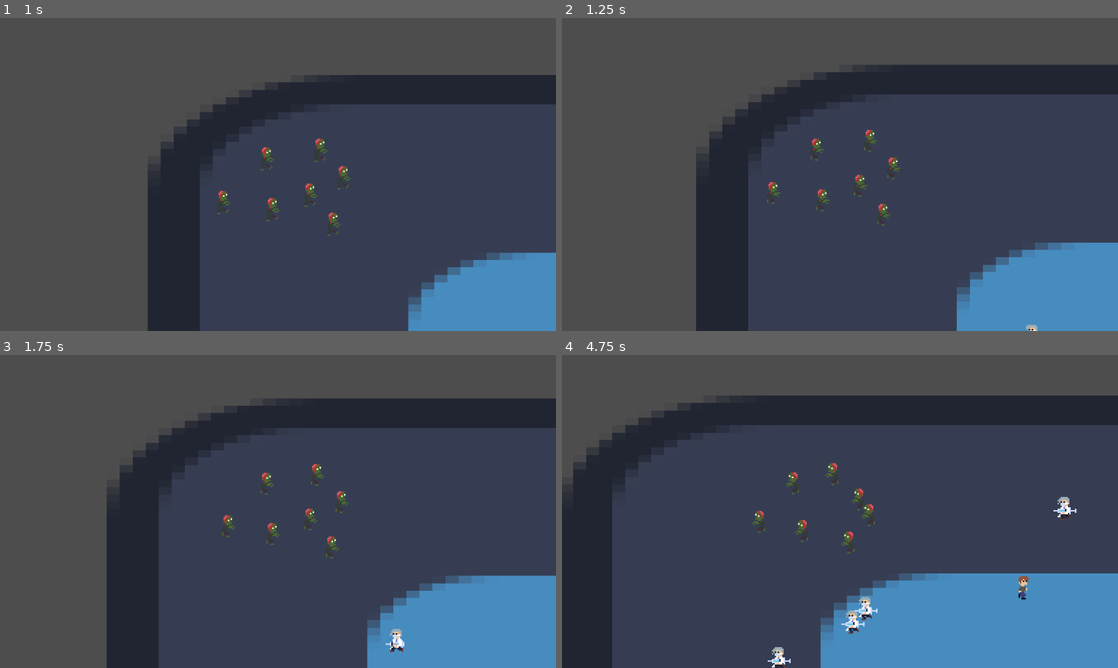
Above: before the commit, frames 1-4 (two rows, left to right).
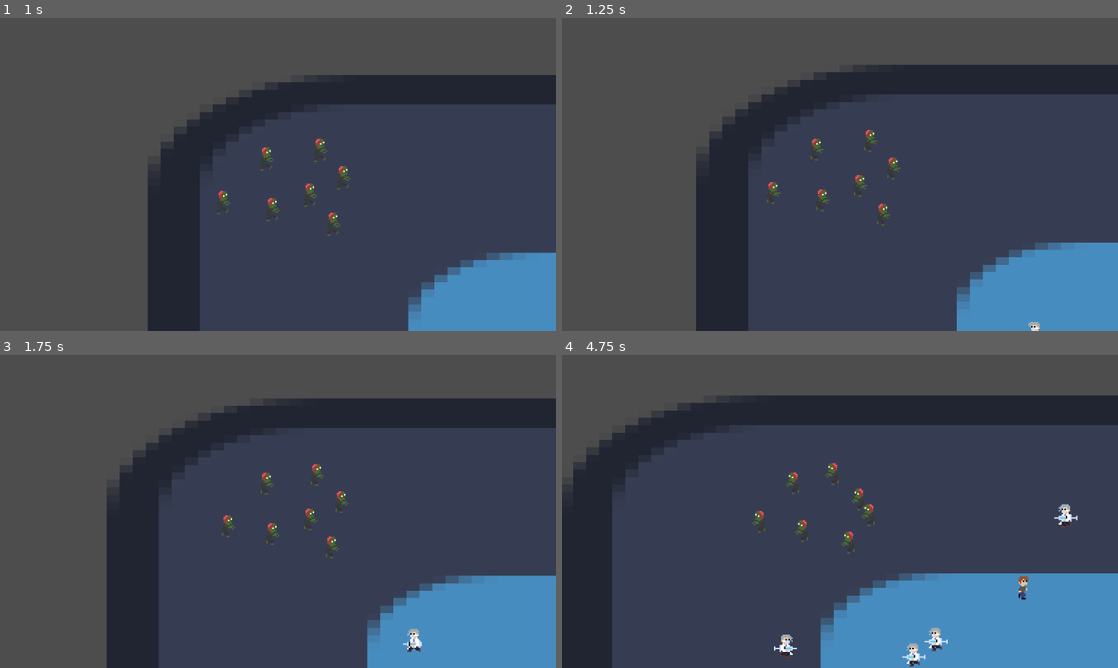
Above: after the commit, the same moments.

Repository: lucasericsson222/gmtk2024
Game: Godot game, scene res://scenes/menu.tscn
Same seed, same stepped clock (60 frames per second), same inputs: the game is played once before the commit and once after it. The engine's default icon, where the game draws it, is replaced by a stand-in: a white triangle on a blue panel in a dark square.
Inputs:
- Up to frame 1 (1 s): click "Play" at 0.5 s
- Up to frame 2 (1.25 s): no input
- Up to frame 3 (1.75 s): hold Right (right) from 1.28 s (still down)
- Up to frame 4 (4.75 s): release Right (right) at 2.03 s; hold Down (down) 2.03-2.78 s; hold Right (right) 2.78-3.53 s; hold Up (up) 3.53-4.28 s; hold Left (left) from 4.28 s (still down)

Frame 1 is identical in both runs. In frame 2, less than 0.1% of the frame differs, in the area x 83-86%, y 97-100%; in frame 3, 0.3%; in frame 4, 1.1%, in the area x 37-93%, y 45-100%.

Commit message:
Working Doctor Attack

Diff:
--- a/scripts/doctor.gd
+++ b/scripts/doctor.gd
@@ -7,21 +7,38 @@
 var max_speed: float = 75
 var position_fix_speed: float = 8
 var syringe_laser_scene = preload("res://scenes/syringe_laser.tscn")
+var attacking_offset = 20
+var fire_range = 20
+var laser_length = 32
+var attack_position_dif: Vector2 = Vector2.ZERO
+var attack_decel_radius = 24
 
 var syringeIsFull = false
 
 var target: Node2D = null
 
+func _draw() -> void:
+	# debug drawing
+	#if target != null:
+	#	draw_line(Vector2.ZERO, target.position - position, Color.WHITE, 1)
+	#if attack_position_dif != Vector2.ZERO:
+	#	draw_line(Vector2.ZERO, attack_position_dif, Color.RED, 1)
+	pass
+
+func _process(_delta: float) -> void:
+	queue_redraw()
+
 func _physics_process(_delta: float) -> void:
 	track_nearest_zombie()
 	if target == null:
-		pass
+		attack_position_dif = Vector2.ZERO
 	else:
 		var displacement = (target.position - position)
 		var facing = displacement.x < 0 # true if left
 		$AnimatedSprite2D.flip_h = facing
 
 		if state == TRACKING:
+			attack_position_dif = Vector2.ZERO
 			if displacement.length() > 6 * 16:
 				velocity += position_fix_speed * displacement.normalized()
 			if displacement.length() < 6 * 16:
@@ -33,22 +50,24 @@
 			# so it will attempt to stand
 			var offset
 			if facing: #left
-				offset = Vector2(20, 0)
+				offset = Vector2(-attacking_offset, 0)
 			else:
-				offset = Vector2(-20, 0)
+				offset = Vector2(attacking_offset, 0)
 
-			velocity += position_fix_speed * (displacement - offset).normalized()
-			if velocity.length() > 0 and (displacement - offset).length() < 16:
+			attack_position_dif = (displacement - offset)
+
+			velocity += position_fix_speed * 4 * attack_position_dif.normalized()
+			if velocity.length() > 0 and displacement.length() < attack_decel_radius:
 				velocity /= 1.5
 
-			if (displacement-offset).length() < 64:
+			if displacement.length() < fire_range:
 				var laser_instance = syringe_laser_scene.instantiate()
 				laser_instance.is_flipped = facing
 				var laser_offset
 				if facing:
-					laser_offset = Vector2(-16, 0)
+					laser_offset = Vector2(-laser_length/2.0, 0) # sprite is laser_length long, centered, so half of laser length uncenters
 				else:
-					laser_offset = Vector2(16, 0)
+					laser_offset = Vector2(laser_length/2.0, 0)
 				laser_instance.position = laser_offset
 				add_child(laser_instance)
 				state = TRACKING
@@ -81,11 +100,11 @@
 	if arr.size() == 0:
 		return null
 	var minitem = arr[0]
-	var minvalue = arr[0].position - position
+	var minvalue = (arr[0].position - position).length()
 	for item in arr:
 		var curvalue = item.position - position
-		if curvalue < minvalue:
-			minvalue = curvalue
+		if curvalue.length() < minvalue:
+			minvalue = curvalue.length()
 			minitem = item
 	return minitem
 
Not shown: 1 places in scenes/human.tscn that only renumber resources
